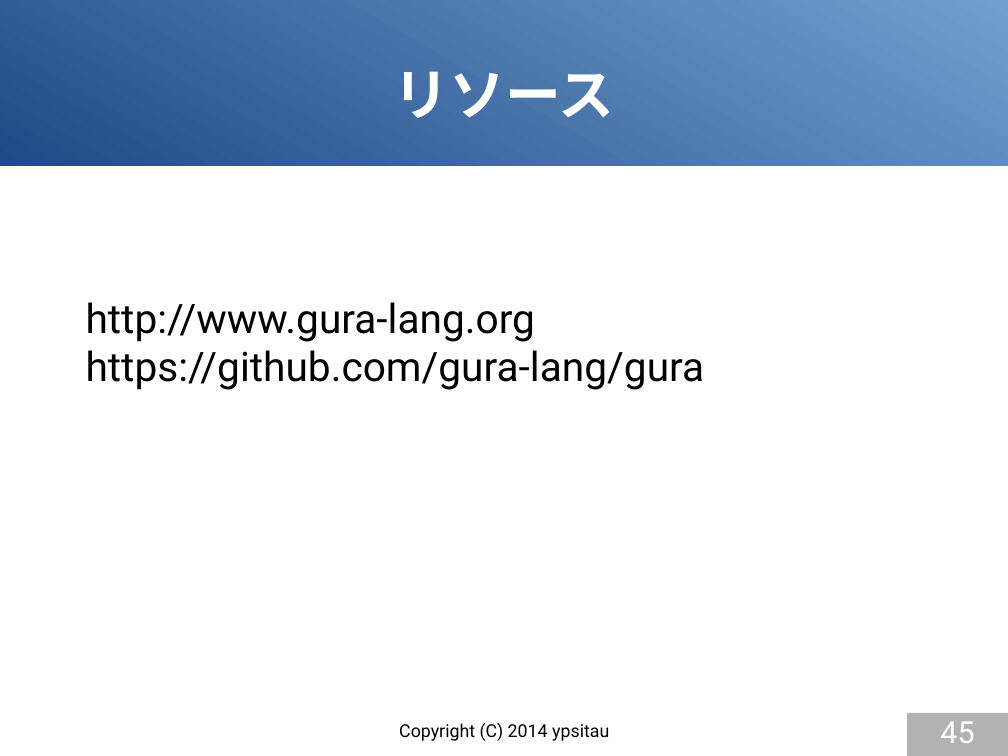
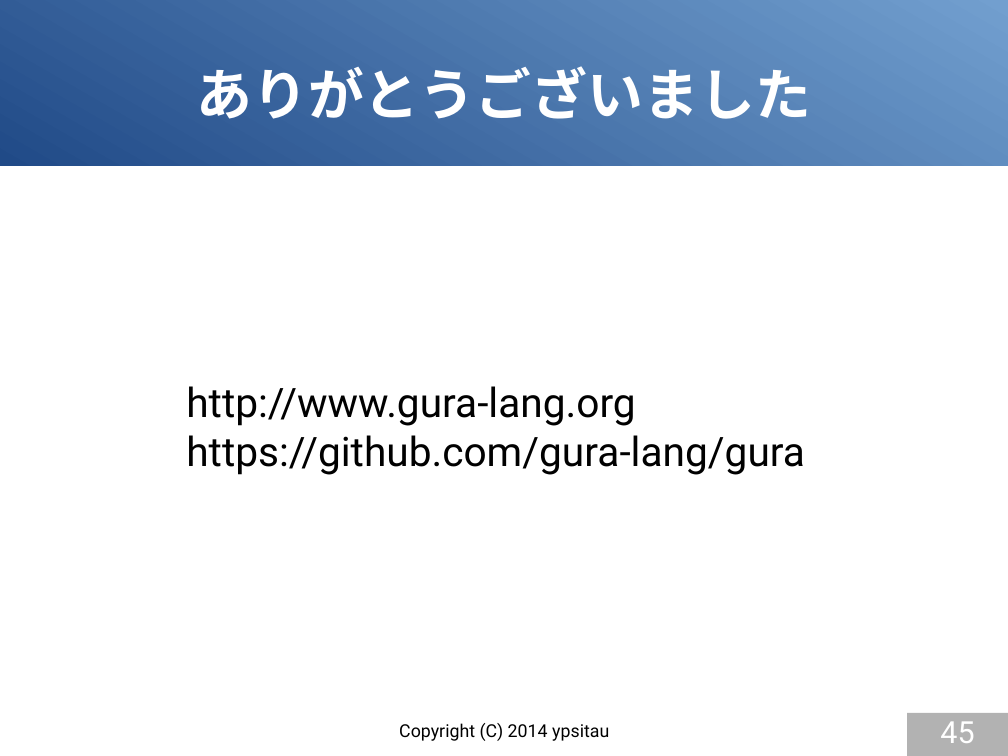
Before and after one commit to gura-lang/gura-doc, a slide deck: slide 45 of presentation/gura-introduction.odp. Drawn at 1008x756 pixels with LibreOffice and Linux fonts; fonts in the diff are those of the drawing. Boxes give left, top, right and bottom in pixels: in the first picture for what was removed or moved away, otherwise in the second. Text is boxed around its words. In the diff, an @@ line names an element or a change of style, - is before the commit and + after.

```diff
--- a/presentation/gura-introduction.odp
+++ b/presentation/gura-introduction.odp
@@ title at (196,66,811,119): text changed @@
-リソース
+ありがとうございました
@@ text "http://www.gura-lang.org": place and size @@
-text "http://www.gura-lang.org" at (86,302,705,390)
+text "http://www.gura-lang.org" at (186,386,805,475)
```
Also in this commit, not shown: 8 other slides changed.
